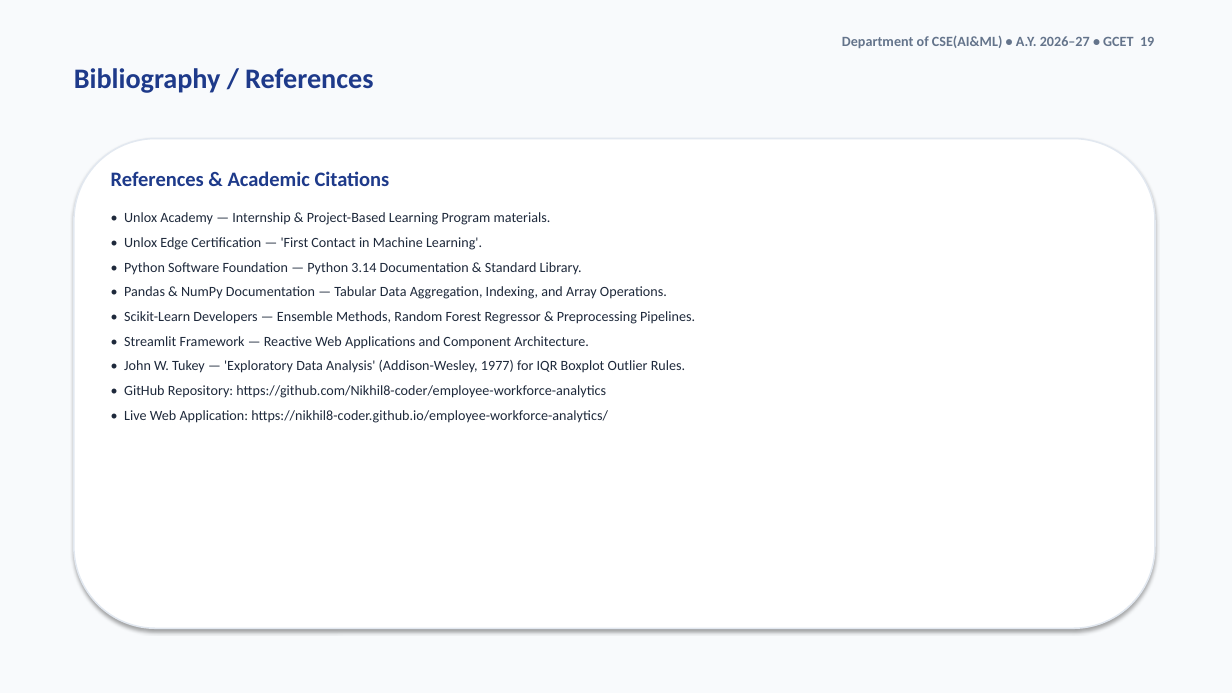
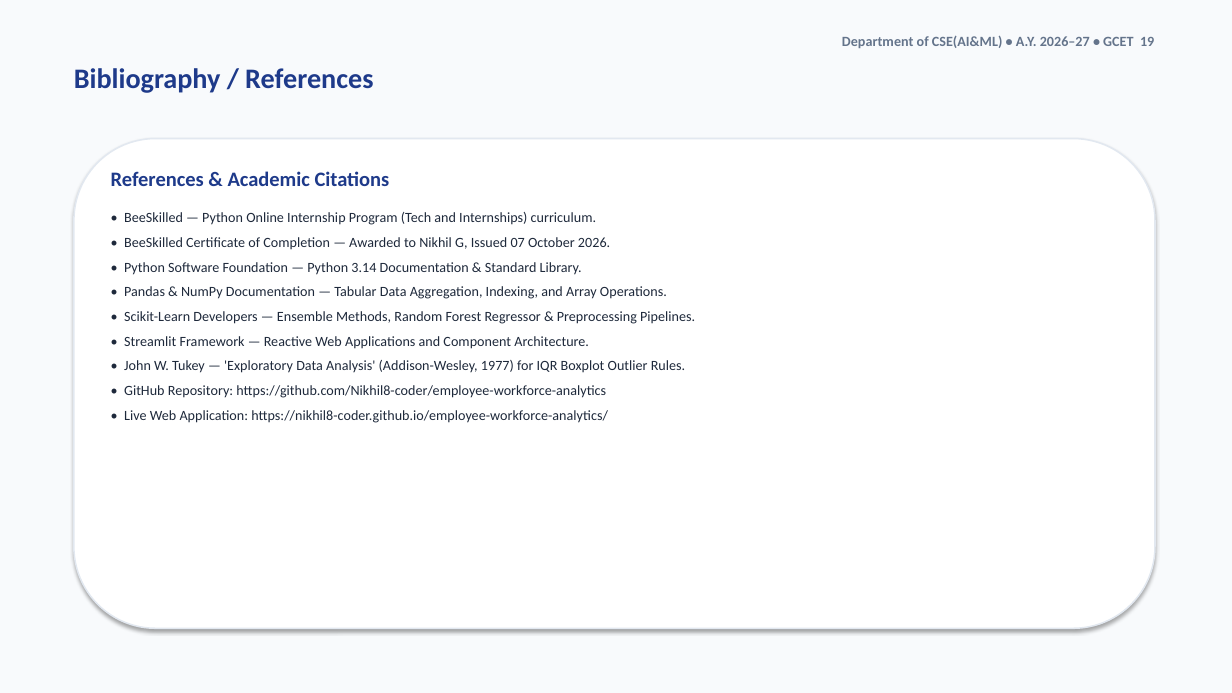
Before and after one commit to Nikhil8-coder/employee-workforce-analytics, a slide deck: slide 19 of GCET_Workforce_Analytics_Presentation.pptx. Drawn at 1232x693 pixels with LibreOffice and Linux fonts; fonts in the diff are those of the drawing. Boxes give left, top, right and bottom in pixels: in the first picture for what was removed or moved away, otherwise in the second. Text is boxed around its words. In the diff, an @@ line names an element or a change of style, - is before the commit and + after.

Commit message:
Add official G. Nikhil PBL Internship Report .docx and updated presentation with BeeSkilled certificate

```diff
--- a/GCET_Workforce_Analytics_Presentation.pptx
+++ b/GCET_Workforce_Analytics_Presentation.pptx
@@ text at [124,212,610,250]: text changed @@
-• Unlox Academy — Internship & Project-Based Learning Program materials.
-• Unlox Edge Certification — 'First Contact in Machine Learning'.
+• BeeSkilled — Python Online Internship Program (Tech and Internships) curriculum.
+• BeeSkilled Certificate of Completion — Awarded to Nikhil G, Issued 07 October 2026.
```
Also in this commit, not shown: 3 other slides changed, 4 other files.
